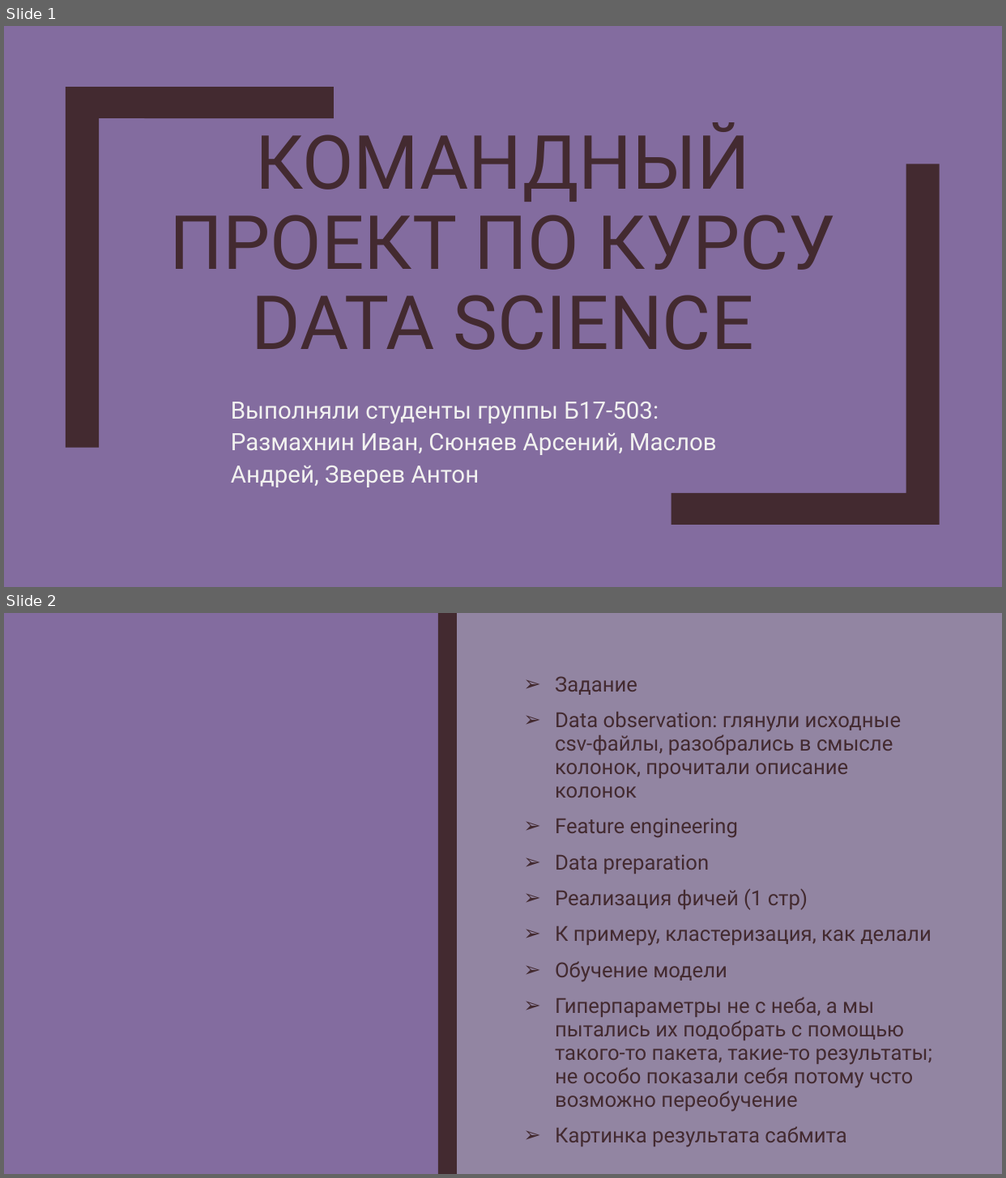
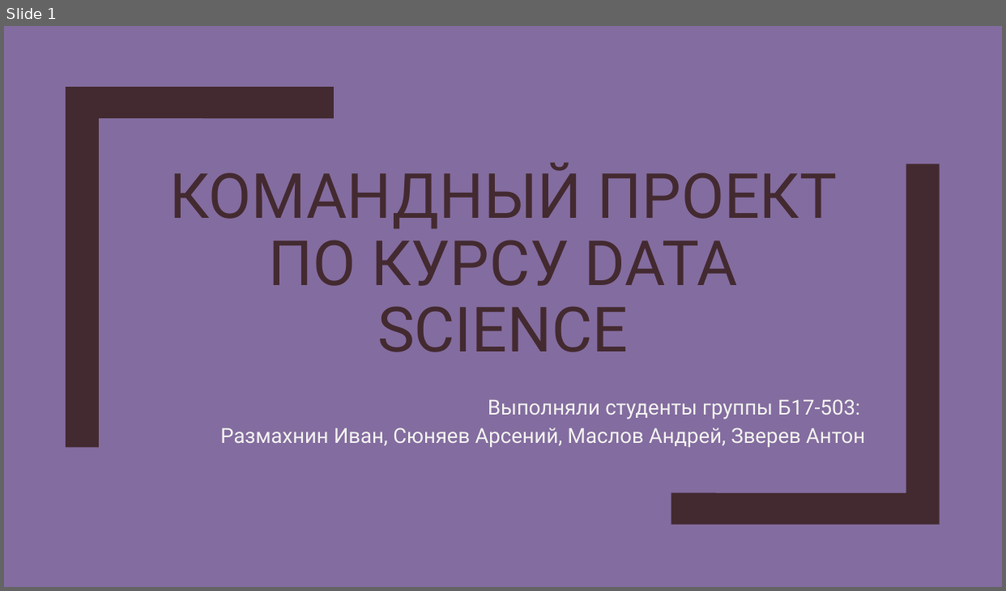
Before and after one commit to zumvanrin/DM_team_RIIID, a slide deck: Riid.pptx. Shown one above the other, each under a label of ours: slides 1 and 2 before the commit, slide 1 after it. The pictures are 1006x1178 and 1006x591 pixels, drawn with LibreOffice and Linux fonts; fonts in the diff are those of the drawing. Boxes give left, top, right and bottom in pixels: in the first picture for what was removed or moved away, otherwise in the second. Text is boxed around its words. In the diff, an @@ line names an element or a change of style, - is before the commit and + after.

```diff
--- a/Riid.pptx
+++ b/Riid.pptx
@@ slide 2 removed at (4, 613, 1002, 1174), background #624F79 at 69% opacity @@
@@ rectangle removed at (4, 613, 438, 1174) @@
@@ rectangle removed at (438, 613, 457, 1174) @@
@@ text removed at (555, 676, 932, 1088) @@
-➢ Задание
-➢ Data observation: глянули исходные csv-файлы, разобрались в смысле колонок, прочитали описание колонок
-➢ Feature engineering
-➢ Data preparation
-➢ Реализация фичей (1 стр)
-➢ К примеру, кластеризация, как делали
-➢ Обучение модели
-➢ Гиперпараметры не с неба, а мы пытались их подобрать с помощью такого-то пакета, такие-то результаты; не особо показали себя потому чсто возможно переобучение
-➢ Картинка результата сабмита
@@ slide 1 changed as well @@
@@ freeform shape at (66, 87, 334, 447): outline redrawn @@
@@ text "КОМАНДНЫЙ ПРОЕКТ ПО КУРСУ DATA ..." at (170, 163, 837, 352): size 72 to 60 pt @@
@@ text at (220, 399, 865, 447): text changed; size 23 to 20 pt @@
-Выполняли студенты группы Б17-503: Размахнин Иван, Сюняев Арсений, Маслов Андрей, Зверев Антон
+Выполняли студенты группы Б17-503:
+Размахнин Иван, Сюняев Арсений, Маслов Андрей, Зверев Антон
```
Also in this commit, not shown: 7 other slides changed, 5 slides added, 4 other slides removed.
